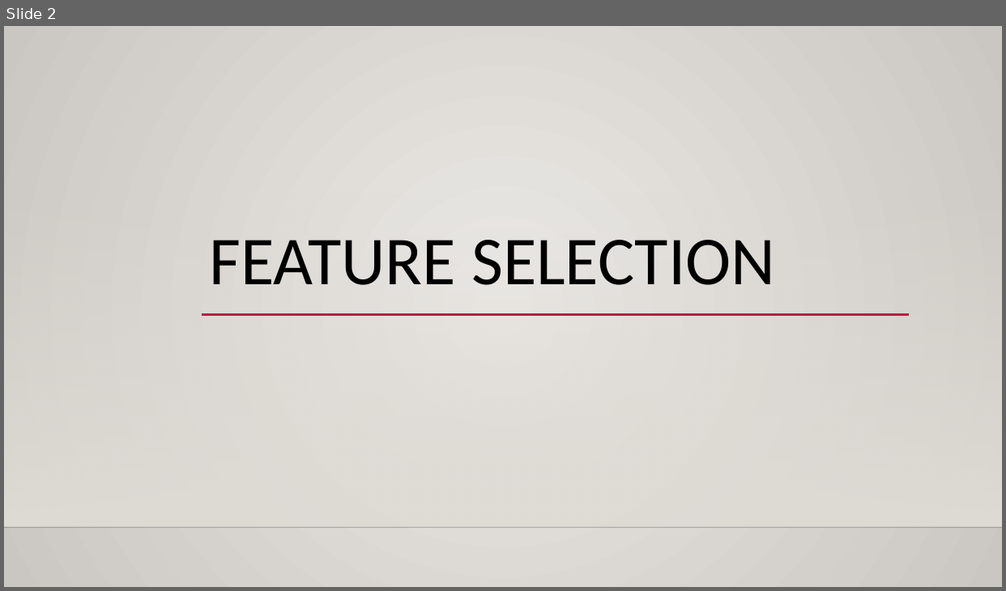
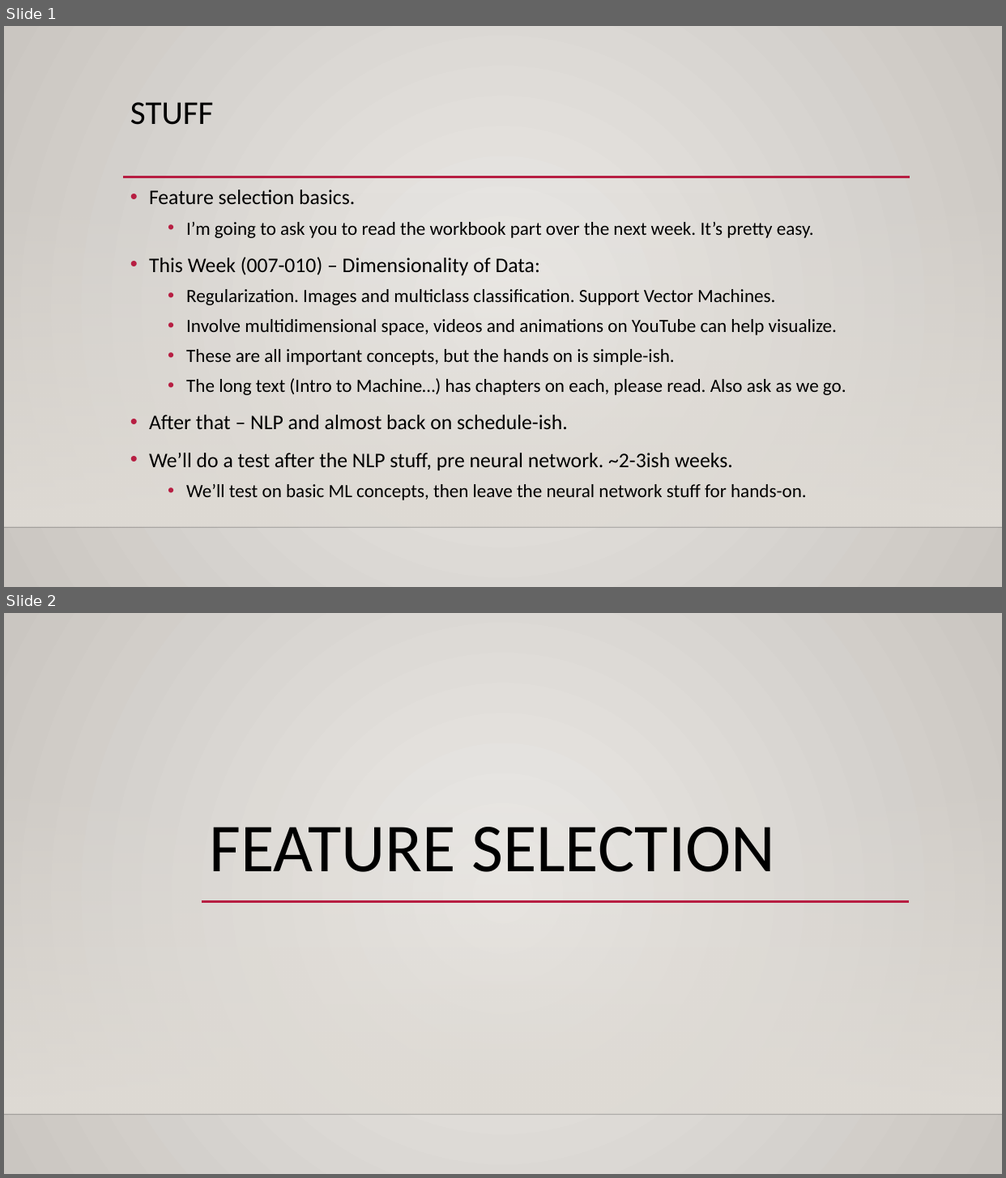
Before and after one commit to calvint13/Intro_to_Machine_Learning_Student_Workbooks, a slide deck: reference_content/Slides/Feature_Selection.pptx. Shown one above the other, each under a label of ours: slide 2 before the commit, slides 1 and 2 after it. The pictures are 1006x591 and 1006x1178 pixels, drawn with LibreOffice and Linux fonts; fonts in the diff are those of the drawing; background and template pictures are left out. Boxes give left, top, right and bottom in pixels: in the first picture for what was removed or moved away, otherwise in the second. Text is boxed around its words. In the diff, an @@ line names an element or a change of style, - is before the commit and + after.

```diff
--- a/reference_content/Slides/Feature_Selection.pptx
+++ b/reference_content/Slides/Feature_Selection.pptx
@@ slide 1 added at box(4, 26, 1002, 587), background gradient #ECEAE7 to #CAC7C1; not listed: 2 template elements that a slide beside it also shows @@
@@ title added at box(130, 102, 214, 125), 32 pt, text #000000 @@
+STUFF
@@ line added from (123, 177) to (910, 177), #B71E42 2.5 pt @@
@@ text added at box(149, 190, 846, 501), 18 pt, text #000000 @@
+• Feature selection basics.
+  • I’m going to ask you to read the workbook part over the next week. It’s pretty easy.
+• This Week (007-010) – Dimensionality of Data:
+  • Regularization. Images and multiclass classification. Support Vector Machines.
+  • Involve multidimensional space, videos and animations on YouTube can help visualize.
+  • These are all important concepts, but the hands on is simple-ish.
+  • The long text (Intro to Machine…) has chapters on each, please read. Also ask as we go.
+• After that – NLP and almost back on schedule-ish.
+• We’ll do a test after the NLP stuff, pre neural network. ~2-3ish weeks.
+  • We’ll test on basic ML concepts, then leave the neural network stuff for hands-on.
```
Also in this commit, not shown: 1 slide removed, 8 other files.
